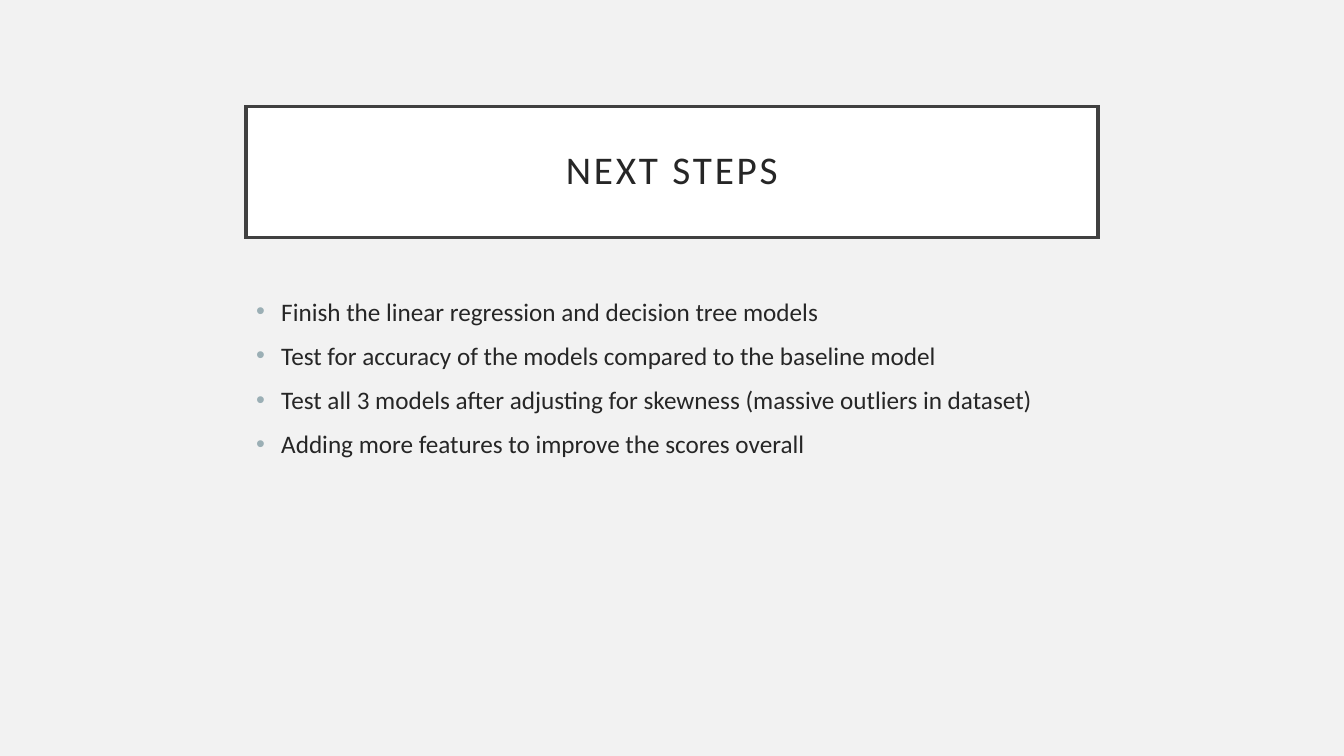
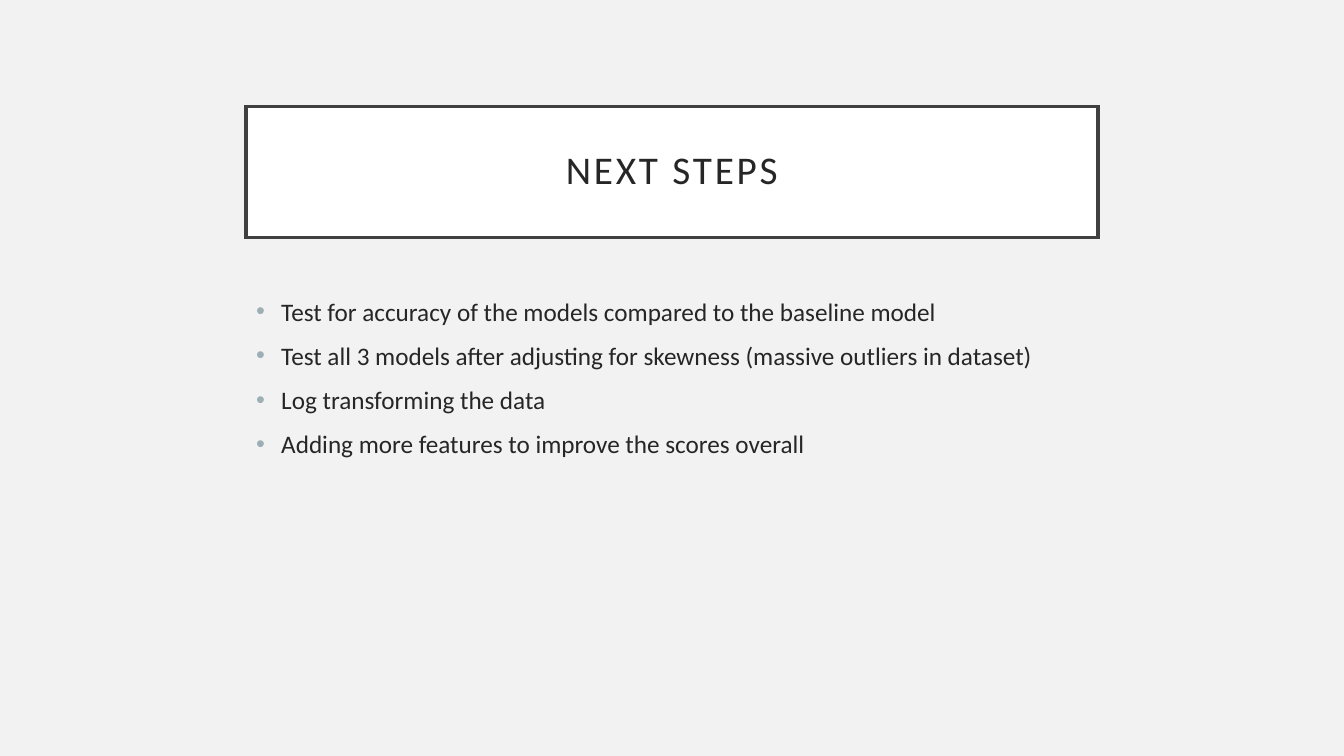
Before and after one commit to uaayub/MarketValuesSoccer, a slide deck: slide 12 of CSC382 Project Presentation.pptx (slide 10 before the commit). Drawn at 1344x756 pixels with LibreOffice and Linux fonts; fonts in the diff are those of the drawing. Boxes give left, top, right and bottom in pixels: in the first picture for what was removed or moved away, otherwise in the second. Text is boxed around its words. In the diff, an @@ line names an element or a change of style, - is before the commit and + after.

```diff
--- a/CSC382 Project Presentation.pptx
+++ b/CSC382 Project Presentation.pptx
@@ text at (281, 303, 818, 326): paragraph removed @@
-• Finish the linear regression and decision tree models
@@ text at (281, 391, 545, 414): paragraph added @@
+• Log transforming the data
```
Also in this commit, not shown: 1 other slide changed, 2 slides added, 1 other file.
